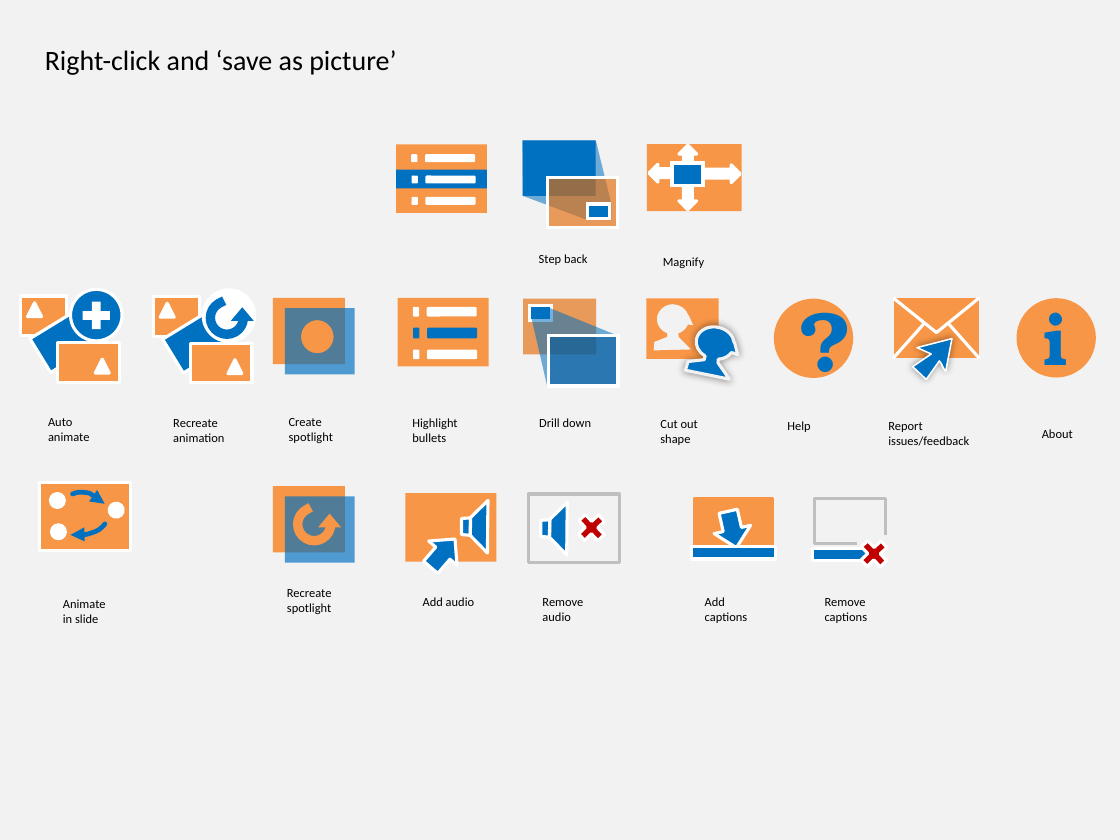
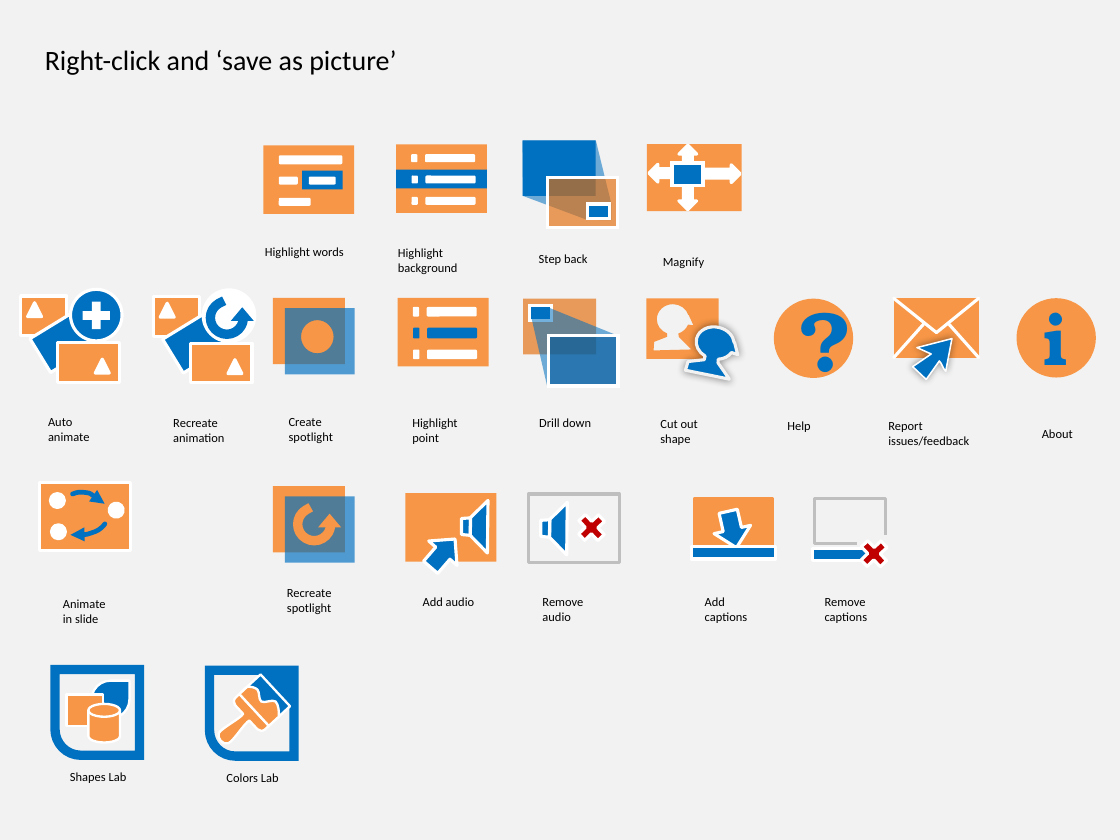
Before and after one commit to PowerPointLabs/PowerPointLabs, a slide deck: slide 1 of doc/Icons.pptx. Drawn at 1120x840 pixels with LibreOffice and Linux fonts; fonts in the diff are those of the drawing. Boxes give left, top, right and bottom in pixels: in the first picture for what was removed or moved away, otherwise in the second. Text is boxed around its words. In the diff, an @@ line names an element or a change of style, - is before the commit and + after.

```diff
--- a/doc/Icons.pptx
+++ b/doc/Icons.pptx
@@ group added at [263,146,354,214]: 4 rounded rectangles, 2 rectangles @@
@@ text added at [265,247,344,258], 8 pt, text #000000 @@
+Highlight words
@@ text added at [398,248,458,274], 8 pt, text #000000 @@
+Highlight background
@@ text at [412,418,457,444]: text changed @@
-Highlight bullets
+Highlight point
@@ freeform shape added at [210,670,295,757], outline #0070C0 6 pt @@
@@ rectangle added at [240,674,290,725], fill #0070C0, outline #FFFFFF 1.5 pt @@
@@ freeform shape added at [240,680,285,726], fill #F79646, outline #FFFFFF 1.5 pt @@
@@ freeform shape added at [259,669,293,708], fill #0070C0 @@
@@ group added at [55,669,141,755]: 1 freeform shape, 1 teardrop, 1 rectangle, 1 cylinder @@
@@ freeform shape added at [209,694,269,754], fill #F79646, outline #FFFFFF 1.5 pt @@
@@ text added at [70,772,127,783], 8 pt, text #000000 @@
+Shapes Lab
@@ text added at [226,773,279,782], 8 pt, text #000000 @@
+Colors Lab
```
Also in this commit, not shown: 1 slide added.
